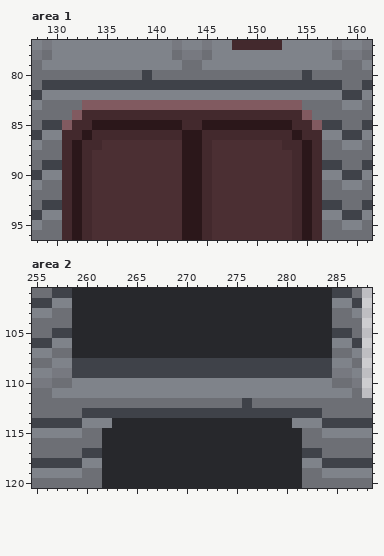
A pixel-art file gets an edit: Artwork/TileSets/TileMaps/Dungeon.ase. The first picture shows the starting point.
384x320 pixels, 1 frame. Colours within 5 levels of each other are drawn and written as one. Shown: area 1: x 128..161, y 77..96; area 2: x 255..288, y 101..120. The commit also changed other parts of the picture, which this record leaves out.
New version:
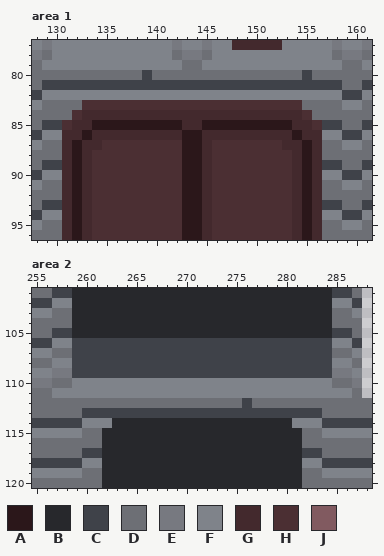
Palette (. is transparent): A #2b171a  B #27282c  C #3f4249  D #6d6f75  E #777980  F #7f838a  G #43292d  H #4b2f33  J #815a60
Diff:
Area 1:
Colour J gives way to colour H in row 83 at x 133 to 154; in row 84 at x 132 and 155; in row 85 at x 131 and 156.
Area 2:
Colour B gives way to colour C in rows 106 to 107 at x 259 to 284.
